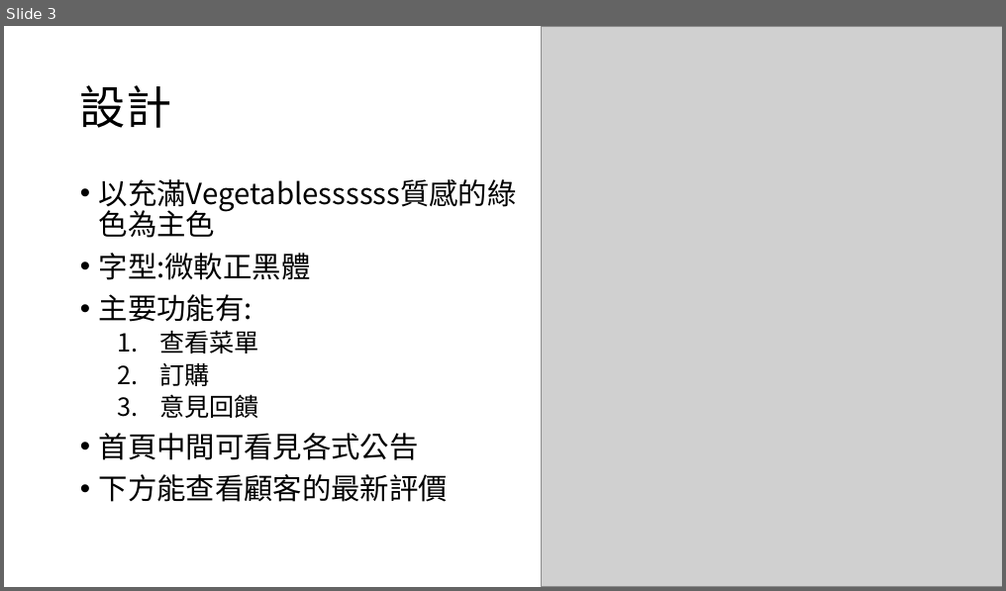
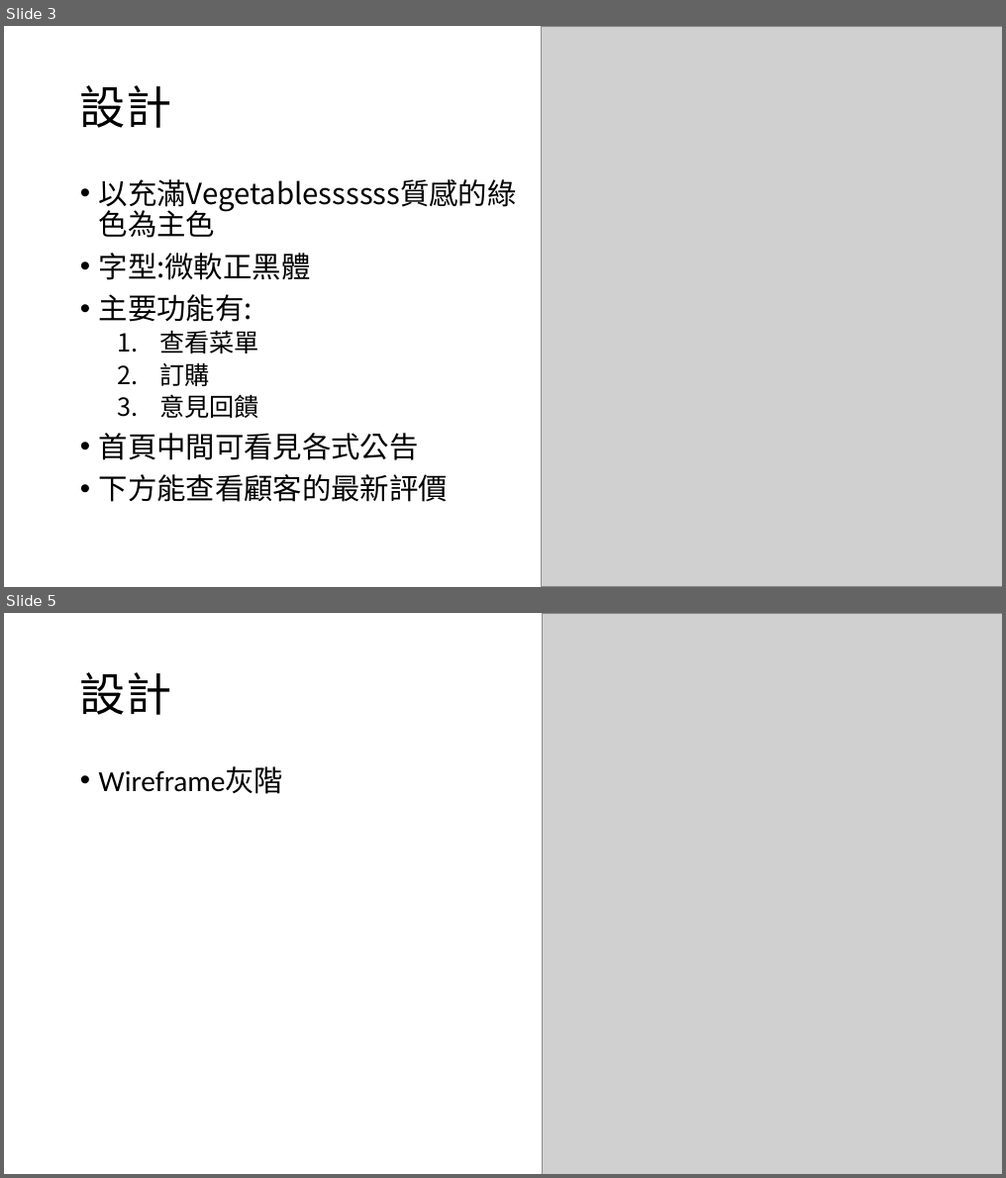
Before and after one commit to weichang0007/ntutVegetablesssssssssssssss, a slide deck: ppt.pptx. Shown one above the other, each under a label of ours: slide 3 before the commit, slides 3 and 5 after it; the slides between them are not shown. The pictures are 1006x591 and 1006x1178 pixels, drawn with LibreOffice and Linux fonts; fonts in the diff are those of the drawing; grey boxes stand for pictures. Boxes give left, top, right and bottom in pixels: in the first picture for what was removed or moved away, otherwise in the second. Text is boxed around its words. In the diff, an @@ line names an element or a change of style, - is before the commit and + after.

```diff
--- a/ppt.pptx
+++ b/ppt.pptx
@@ slide 5 added at [4, 613, 1002, 1174], background #FFFFFF @@
@@ picture added at [543, 613, 1002, 1174] @@
@@ title added at [80, 672, 171, 715], 44 pt, text #000000 @@
+設計
@@ text added at [99, 766, 284, 794], 28 pt, text #000000 @@
+• Wireframe灰階
```
Also in this commit, not shown: 1 other slide added.
